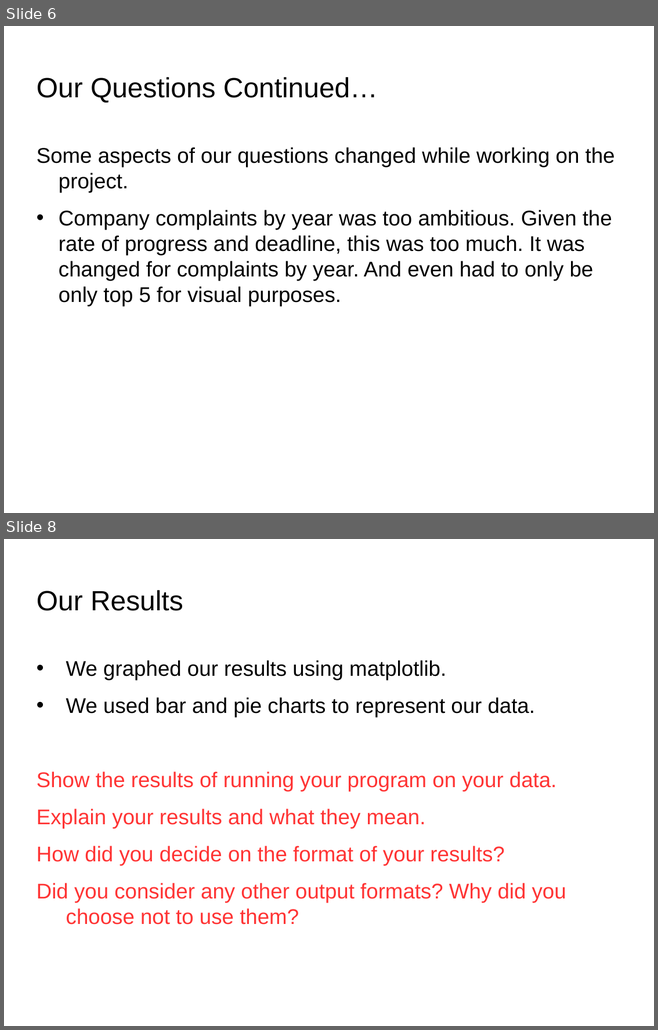
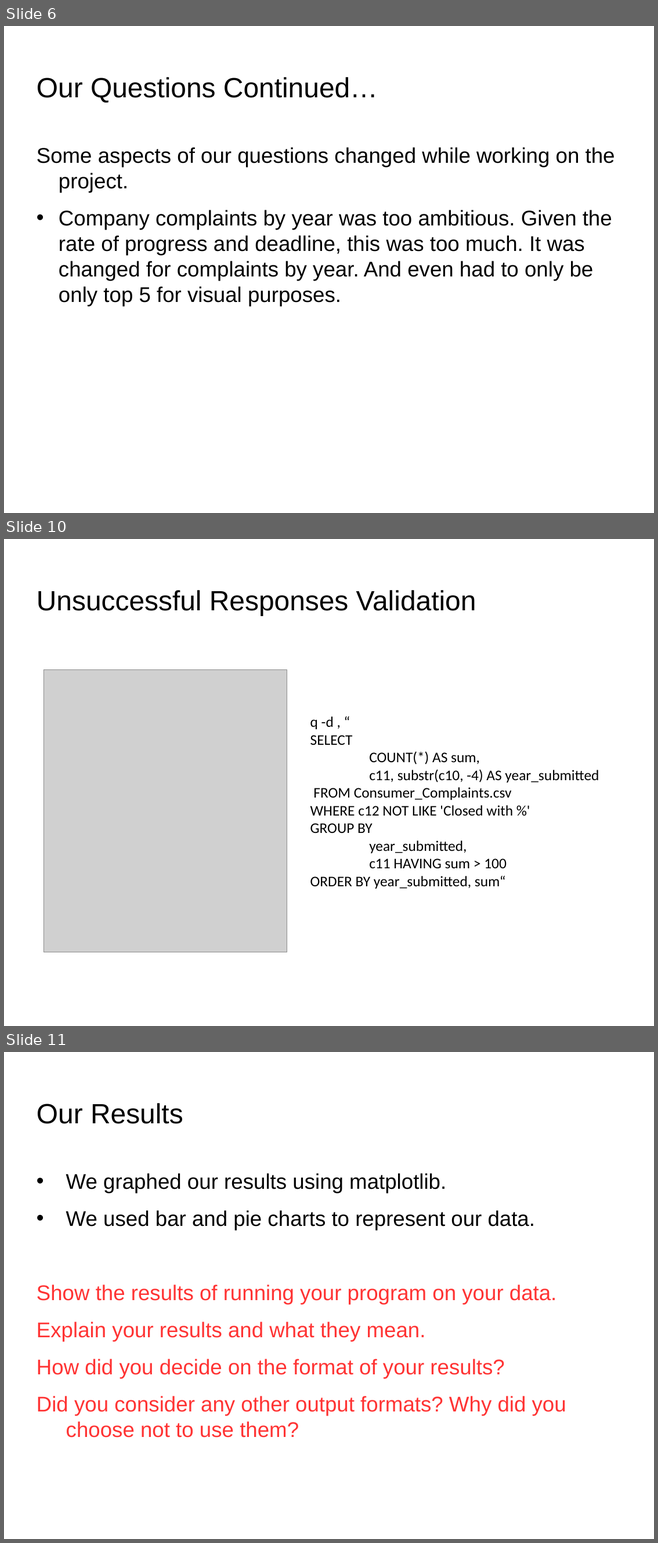
Before and after one commit to tawrahim/PCP_Final_Project, a slide deck: presentation.ppt. Shown one above the other, each under a label of ours: slides 6 and 8 before the commit, slides 6, 10 and 11 after it; the slides between them are not shown. The pictures are 658x1030 and 658x1543 pixels, drawn with LibreOffice and Linux fonts; fonts in the diff are those of the drawing; grey boxes stand for pictures; background and template pictures are left out. Boxes give left, top, right and bottom in pixels: in the first picture for what was removed or moved away, otherwise in the second. Text is boxed around its words. In the diff, an @@ line names an element or a change of style, - is before the commit and + after.

Commit message:
Updated PPT with validation slides.

```diff
--- a/presentation.ppt
+++ b/presentation.ppt
@@ slide 10 added at (x1=4, y1=539, x2=654, y2=1026), background picture (left out) @@
@@ title added at (x1=36, y1=590, x2=476, y2=616), 34 pt, text #000000 @@
+Unsuccessful Responses Validation
@@ picture added at (x1=44, y1=670, x2=287, y2=953) @@
@@ text added at (x1=310, y1=716, x2=598, y2=889), 18 pt, text #000000 @@
+q -d , “
+SELECT
+COUNT(*) AS sum,
+c11, substr(c10, -4) AS year_submitted
+FROM Consumer_Complaints.csv
+WHERE c12 NOT LIKE 'Closed with %'
+GROUP BY
+year_submitted,
+c11 HAVING sum > 100
+ORDER BY year_submitted, sum“
@@ what was slide 8 is now slide 11 @@
```
Also in this commit, not shown: 1 slide changed, 2 other slides added, 3 other files.
